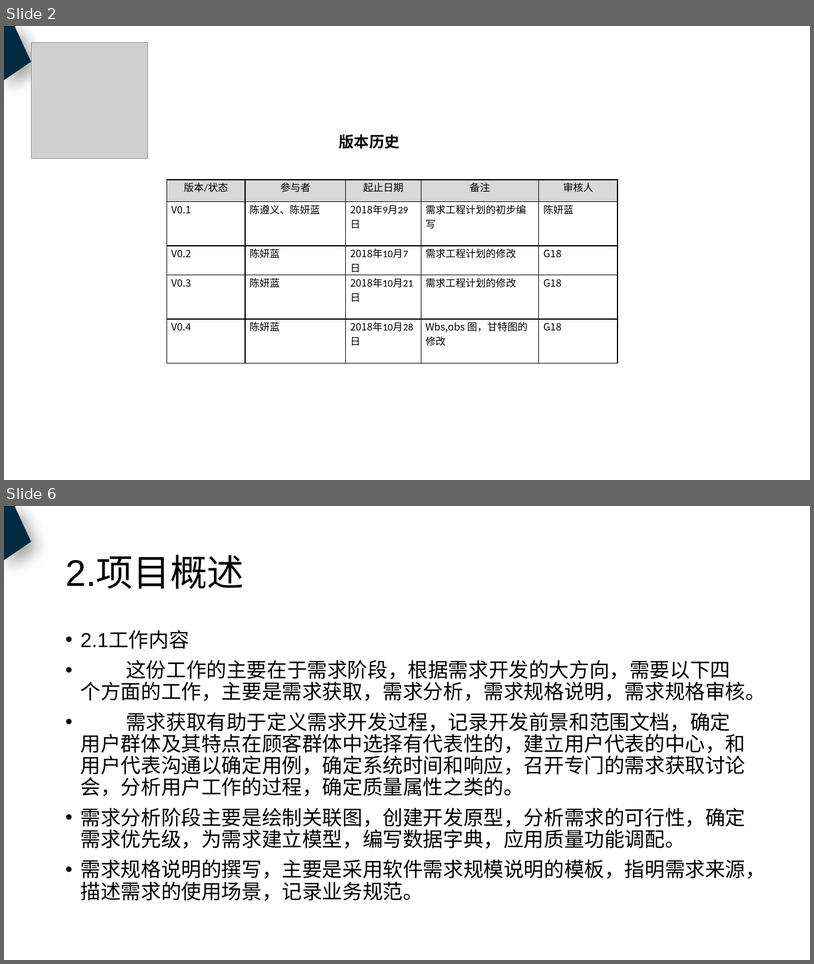
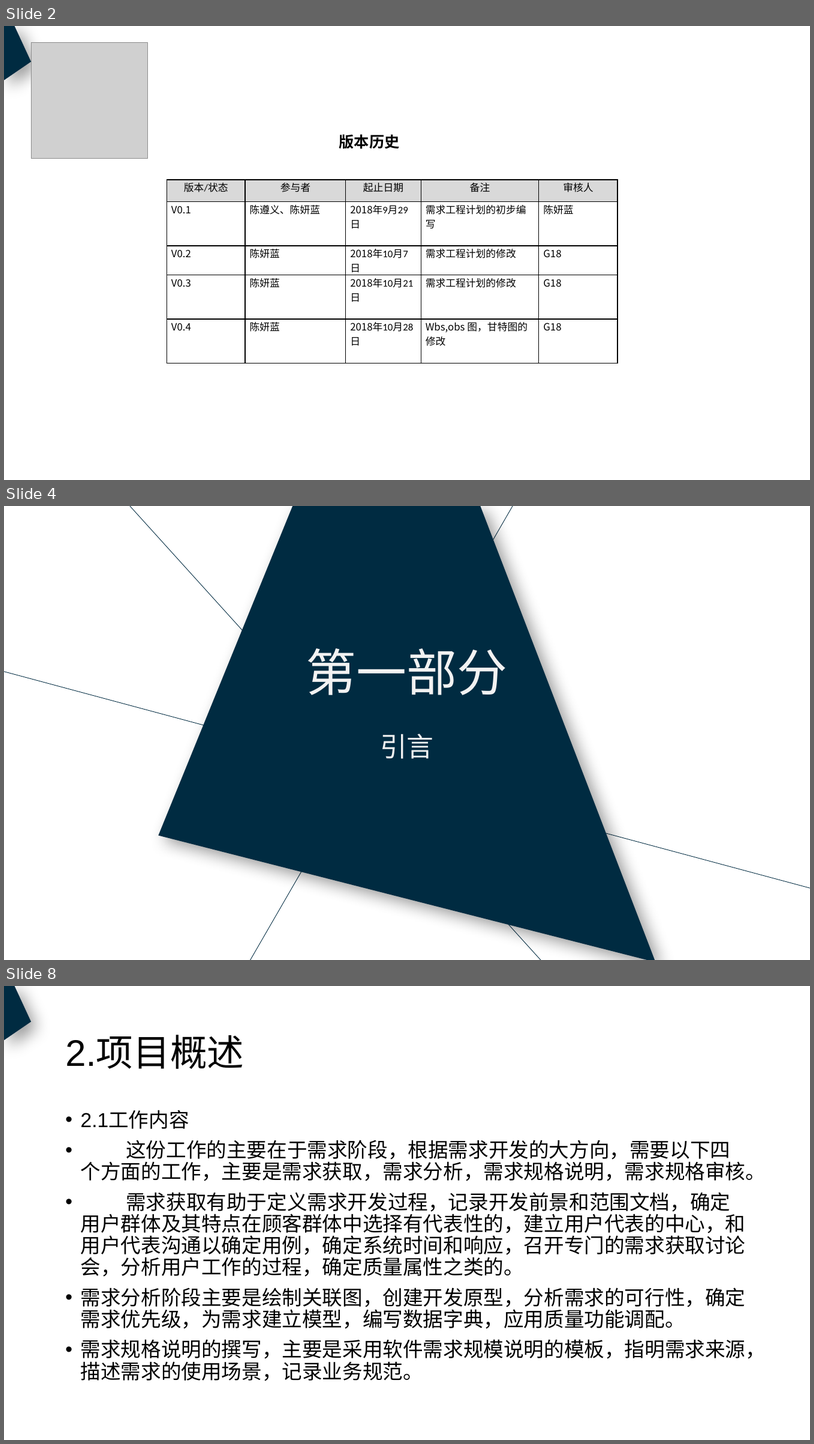
Before and after one commit to PRD2018-G18/PRD2018, a slide deck: 非受控文档/过程文档/需求工程计划/需求工程计划.pptx. Shown one above the other, each under a label of ours: slides 2 and 6 before the commit, slides 2, 4 and 8 after it; the slides between them are not shown. The pictures are 814x964 and 814x1444 pixels, drawn with LibreOffice and Linux fonts; fonts in the diff are those of the drawing; grey boxes stand for pictures. Boxes give left, top, right and bottom in pixels: in the first picture for what was removed or moved away, otherwise in the second. Text is boxed around its words. In the diff, an @@ line names an element or a change of style, - is before the commit and + after.

```diff
--- a/非受控文档/过程文档/需求工程计划/需求工程计划.pptx
+++ b/非受控文档/过程文档/需求工程计划/需求工程计划.pptx
@@ slide 4 added at bbox=[4, 506, 810, 960], background #FFFFFF @@
@@ line added from (543, 960) to (130, 506), #002B41 0.63 pt @@
@@ freeform shape added at bbox=[158, 506, 656, 960], fill #002B41 @@
@@ line added from (520, 506) to (250, 960), #002B41 0.63 pt @@
@@ text added at bbox=[306, 648, 508, 695], 60 pt, text #F2F2F2 @@
+第一部分
@@ line added from (4, 671) to (810, 888), #002B41 0.63 pt @@
@@ text added at bbox=[380, 733, 434, 759], 32 pt, text #F2F2F2 @@
+引言
@@ what was slide 6 is now slide 8 @@
```
Also in this commit, not shown: 4 slides changed, 4 other slides added, 1 slide removed.
